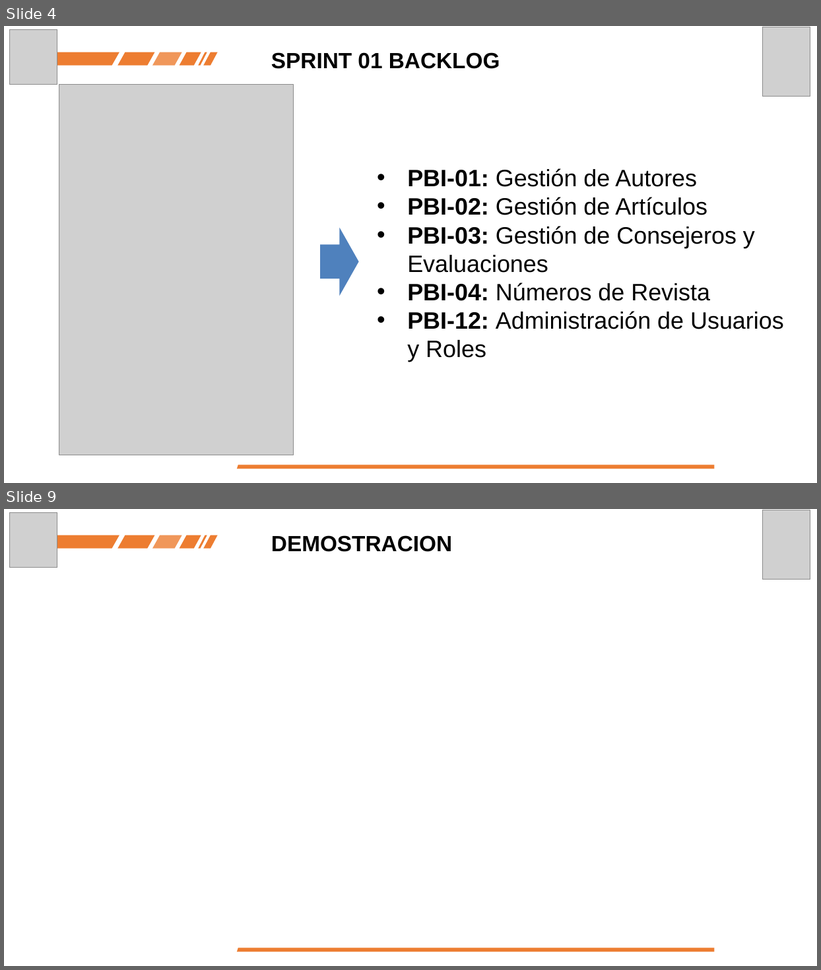
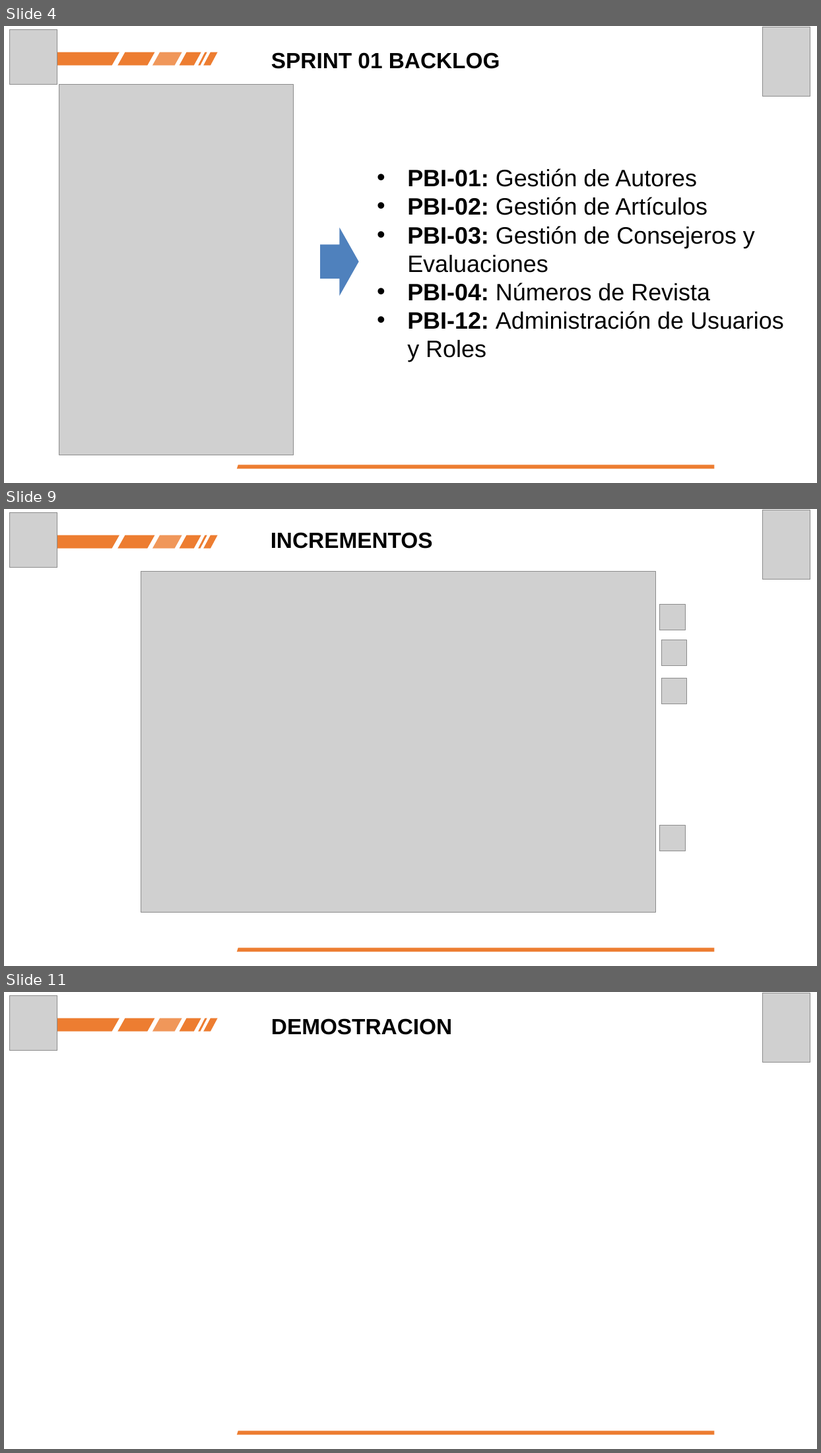
Before and after one commit to antrequenamartinez/Octubre_Revista_Ejercito_WIKI, a slide deck: Presentaciones/Sprint 01_Review.pptx. Shown one above the other, each under a label of ours: slides 4 and 9 before the commit, slides 4, 9 and 11 after it; the slides between them are not shown. The pictures are 821x970 and 821x1453 pixels, drawn with LibreOffice and Linux fonts; fonts in the diff are those of the drawing; grey boxes stand for pictures. Boxes give left, top, right and bottom in pixels: in the first picture for what was removed or moved away, otherwise in the second. Text is boxed around its words. In the diff, an @@ line names an element or a change of style, - is before the commit and + after.

```diff
--- a/Presentaciones/Sprint 01_Review.pptx
+++ b/Presentaciones/Sprint 01_Review.pptx
@@ slide 9 added at (4, 509, 817, 966), background #FFFFFF @@
@@ picture added at (10, 513, 57, 568) @@
@@ picture added at (763, 510, 811, 580) @@
@@ freeform shape added at (55, 535, 120, 549), fill #ED7D31 @@
@@ freeform shape added at (118, 535, 154, 549), fill #ED7D31 @@
@@ freeform shape added at (153, 535, 183, 549), fill #ED7D31 at 80% opacity @@
@@ freeform shape added at (180, 535, 201, 549), fill #ED7D31 @@
@@ freeform shape added at (198, 535, 207, 549), fill #ED7D31 @@
@@ freeform shape added at (203, 535, 217, 549), fill #ED7D31 @@
@@ text added at (271, 532, 433, 549), 26 pt, text #000000, bold @@
+INCREMENTOS
@@ picture added at (141, 571, 656, 912) @@
@@ picture added at (660, 604, 685, 630) @@
@@ picture added at (661, 640, 687, 666) @@
@@ picture added at (661, 679, 687, 704) @@
@@ picture added at (660, 826, 685, 851) @@
@@ freeform shape added at (237, 948, 715, 953), fill #ED7D31 @@
@@ what was slide 9 is now slide 11 @@
```
Also in this commit, not shown: 4 slides changed, 2 other slides added, 1 slide removed, 6 other files.
